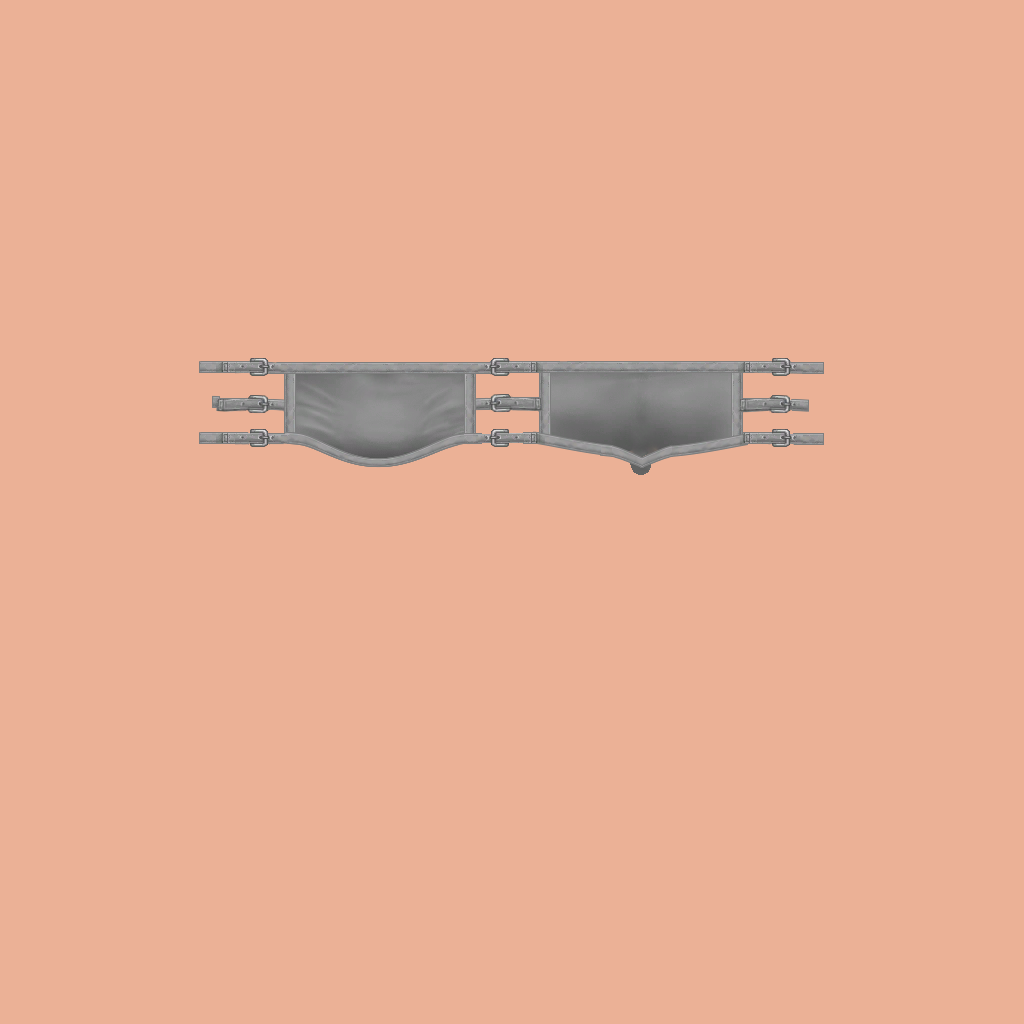
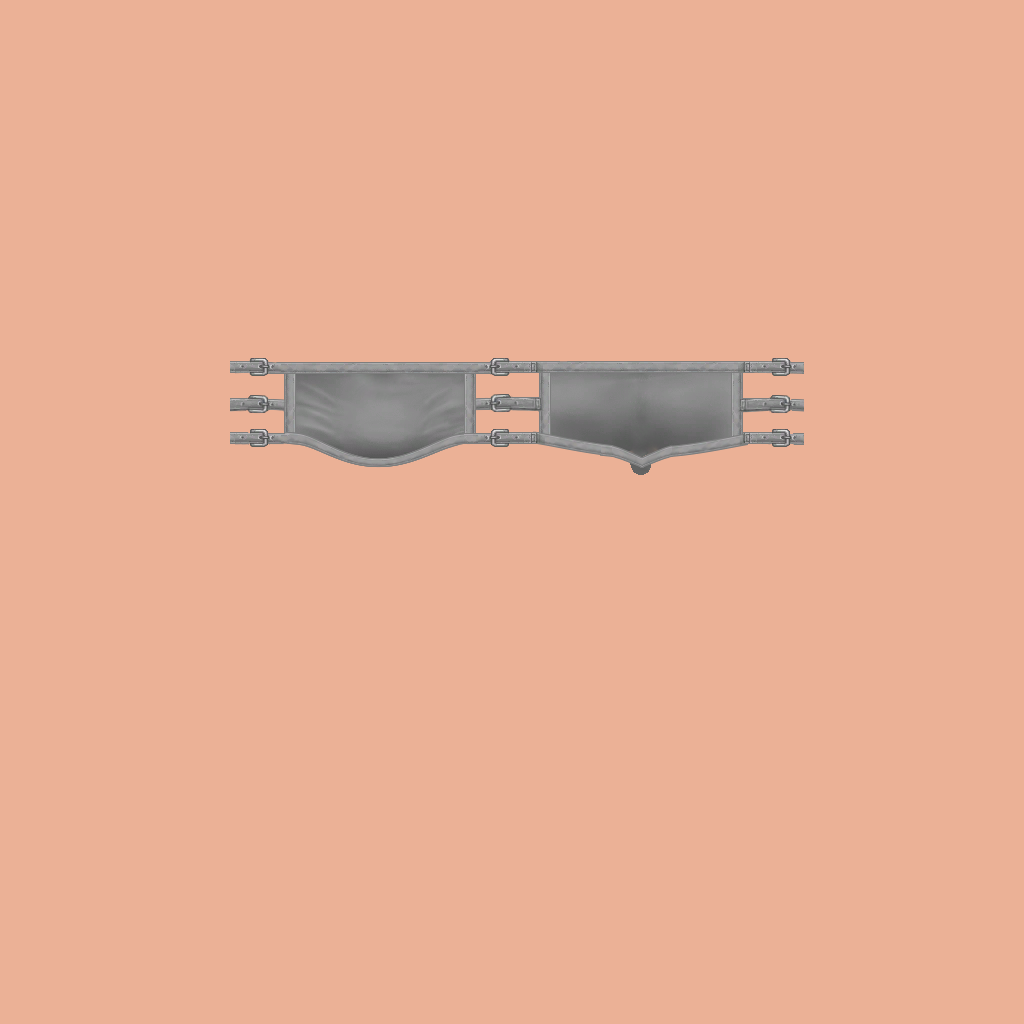
Two versions of the same layered image (1024 × 1024). Layer-by-layer changes:
painted on "vaakastraps" over (200, 362, 823, 373)
painted on "vaakastraps copy" over (199, 361, 824, 374)
painted on "vaakastraps pohja" over (200, 396, 823, 444)
painted on "vaakastraps pohja copy" over (199, 395, 824, 445)
